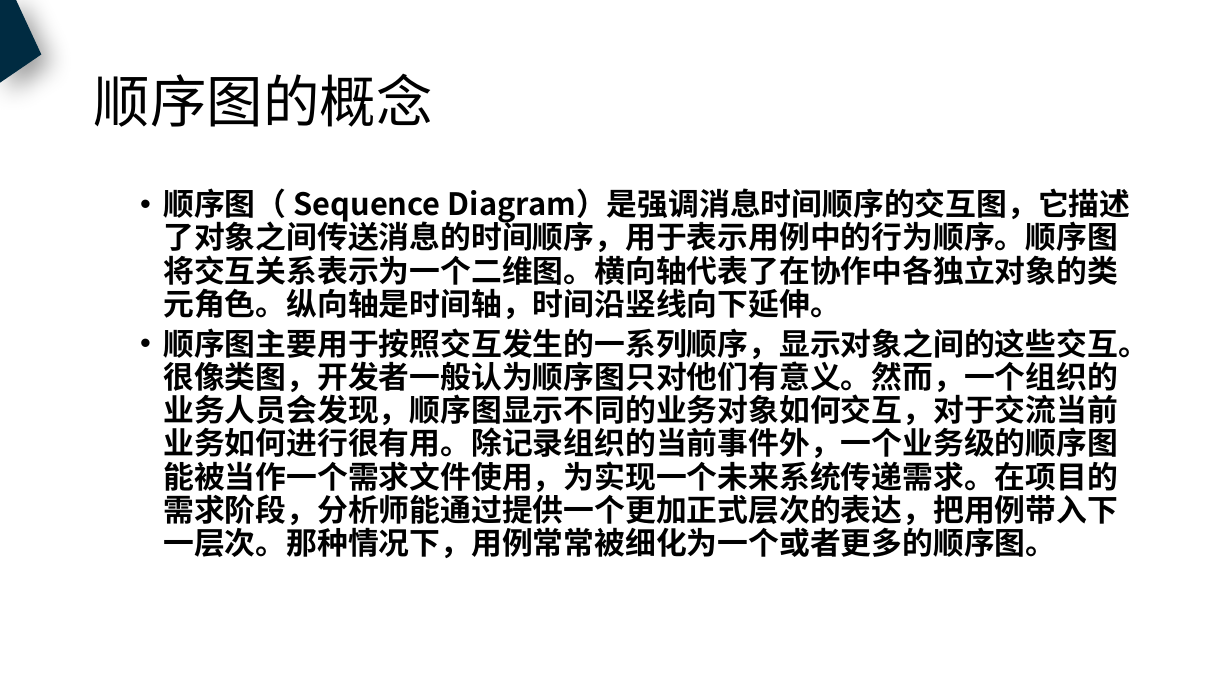
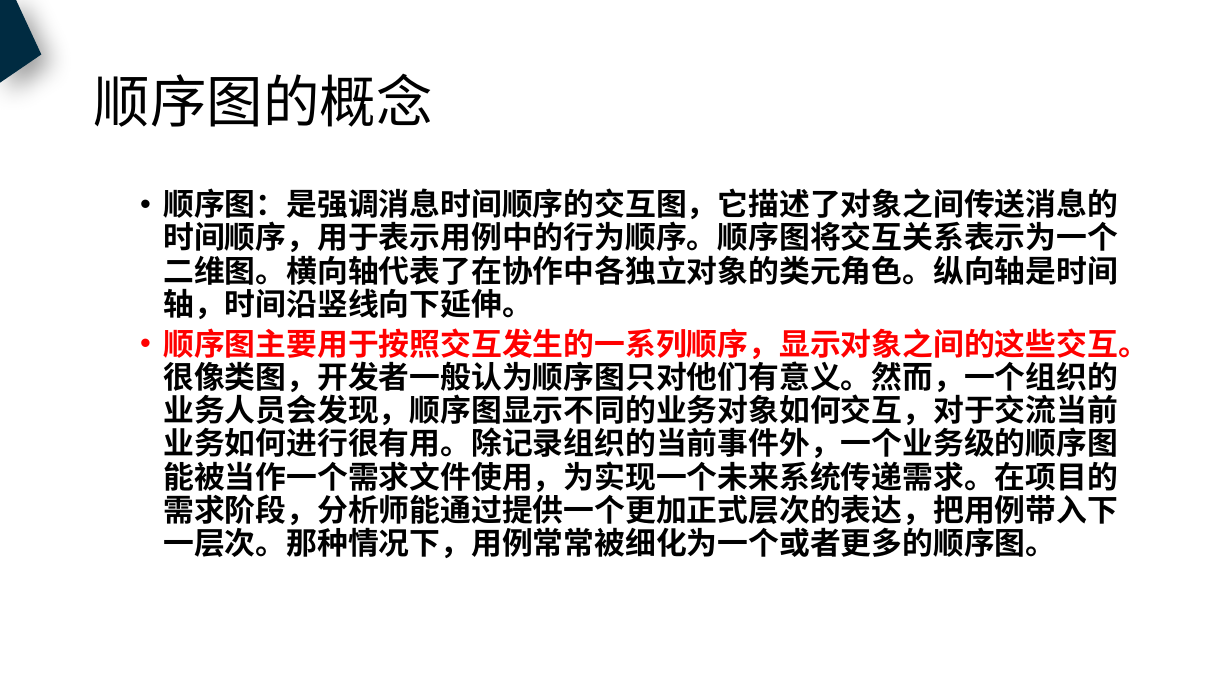
Before and after one commit to PRD2018-G18/PRD2018, a slide deck: slide 33 of 非受控文档/过程文档/UML基础/UML基础1.pptx. Drawn at 1232x693 pixels with LibreOffice and Linux fonts; fonts in the diff are those of the drawing. Boxes give left, top, right and bottom in pixels: in the first picture for what was removed or moved away, otherwise in the second. Text is boxed around its words. In the diff, an @@ line names an element or a change of style, - is before the commit and + after.

```diff
--- a/非受控文档/过程文档/UML基础/UML基础1.pptx
+++ b/非受控文档/过程文档/UML基础/UML基础1.pptx
@@ text at box(163, 188, 1118, 319): text changed @@
-  • 顺序图（ Sequence Diagram）是强调消息时间顺序的交互图，它描述了对象之间传送消息的时间顺序，用于表示用例中的行为顺序。顺序图将交互关系表示为一个二维图。横向轴代表了在协作中各独立对象的类元角色。纵向轴是时间轴，时间沿竖线向下延伸。
+  • 顺序图：是强调消息时间顺序的交互图，它描述了对象之间传送消息的时间顺序，用于表示用例中的行为顺序。顺序图将交互关系表示为一个二维图。横向轴代表了在协作中各独立对象的类元角色。纵向轴是时间轴，时间沿竖线向下延伸。
@@ text at box(163, 328, 1149, 558): text colour #000000 to #FF0000 in "顺序图主要用于按照交互发生的一系列顺序，显示对象之间的这些交互。很像类图，开发者一般认为顺序图只对他们有意义。然而，一个 ..." @@
```
Also in this commit, not shown: 24 other slides changed.
